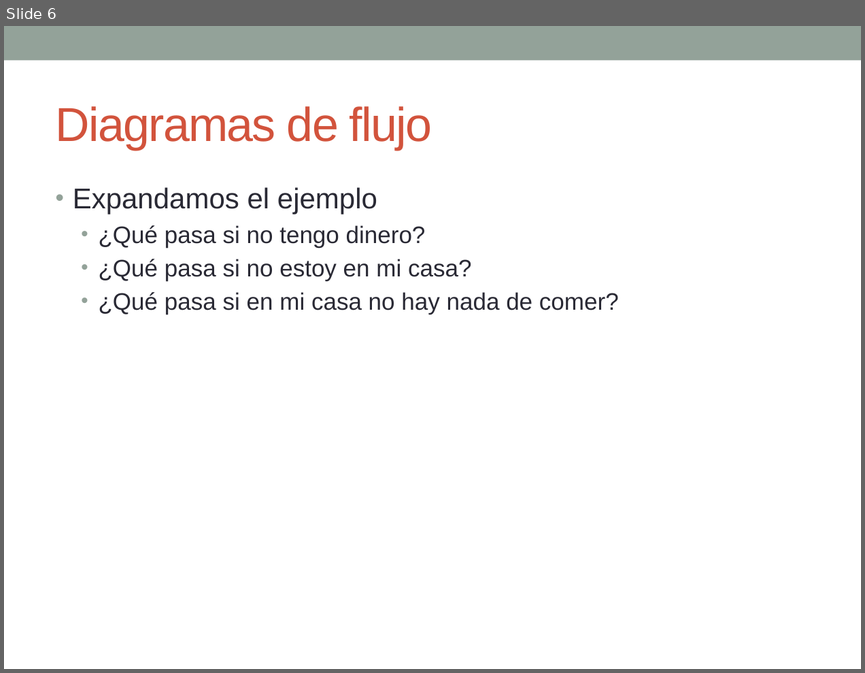
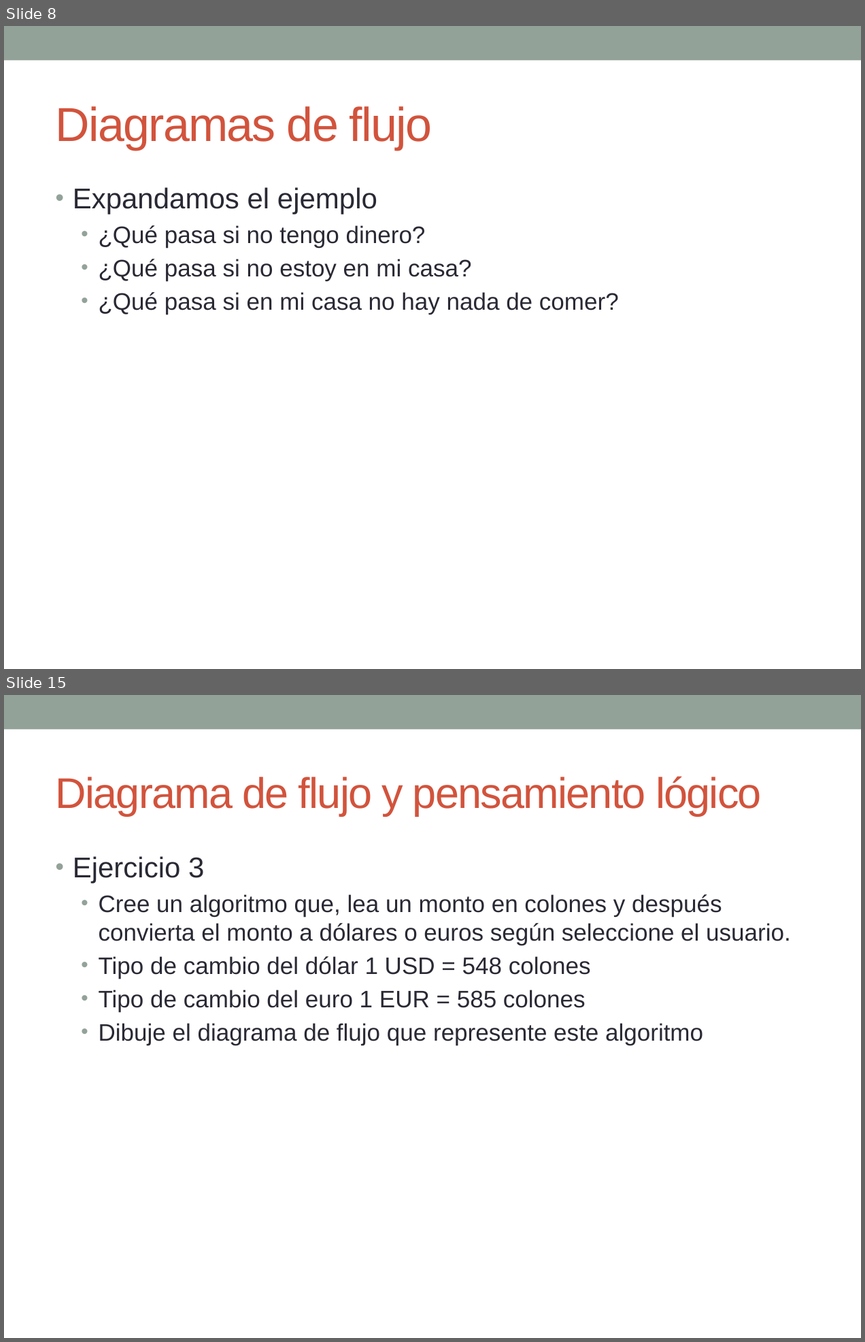
Before and after one commit to esolorzanob/UPI_Introduccion, a slide deck: Semana 2.pptx. Shown one above the other, each under a label of ours: slide 6 before the commit, slides 8 and 15 after it; the slides between them are not shown. The pictures are 865x673 and 865x1342 pixels, drawn with LibreOffice and Linux fonts; fonts in the diff are those of the drawing. Boxes give left, top, right and bottom in pixels: in the first picture for what was removed or moved away, otherwise in the second. Text is boxed around its words. In the diff, an @@ line names an element or a change of style, - is before the commit and + after.

```diff
--- a/Semana 2.pptx
+++ b/Semana 2.pptx
@@ slide 15 added at <box>4,695,861,1338</box>, background #FFFFFF; not listed: 1 template element that a slide beside it also shows @@
@@ title added at <box>56,776,762,816</box>, 36 pt, text #D2533C @@
+Diagrama de flujo y pensamiento lógico
@@ text added at <box>73,856,791,1045</box>, 20 pt, text #292934 @@
+• Ejercicio 3
+  • Cree un algoritmo que, lea un monto en colones y después convierta el monto a dólares o euros según seleccione el usuario.
+  • Tipo de cambio del dólar 1 USD = 548 colones
+  • Tipo de cambio del euro 1 EUR = 585 colones
+  • Dibuje el diagrama de flujo que represente este algoritmo
@@ what was slide 6 is now slide 8 @@
```
Also in this commit, not shown: 4 slides changed, 7 other slides added.
